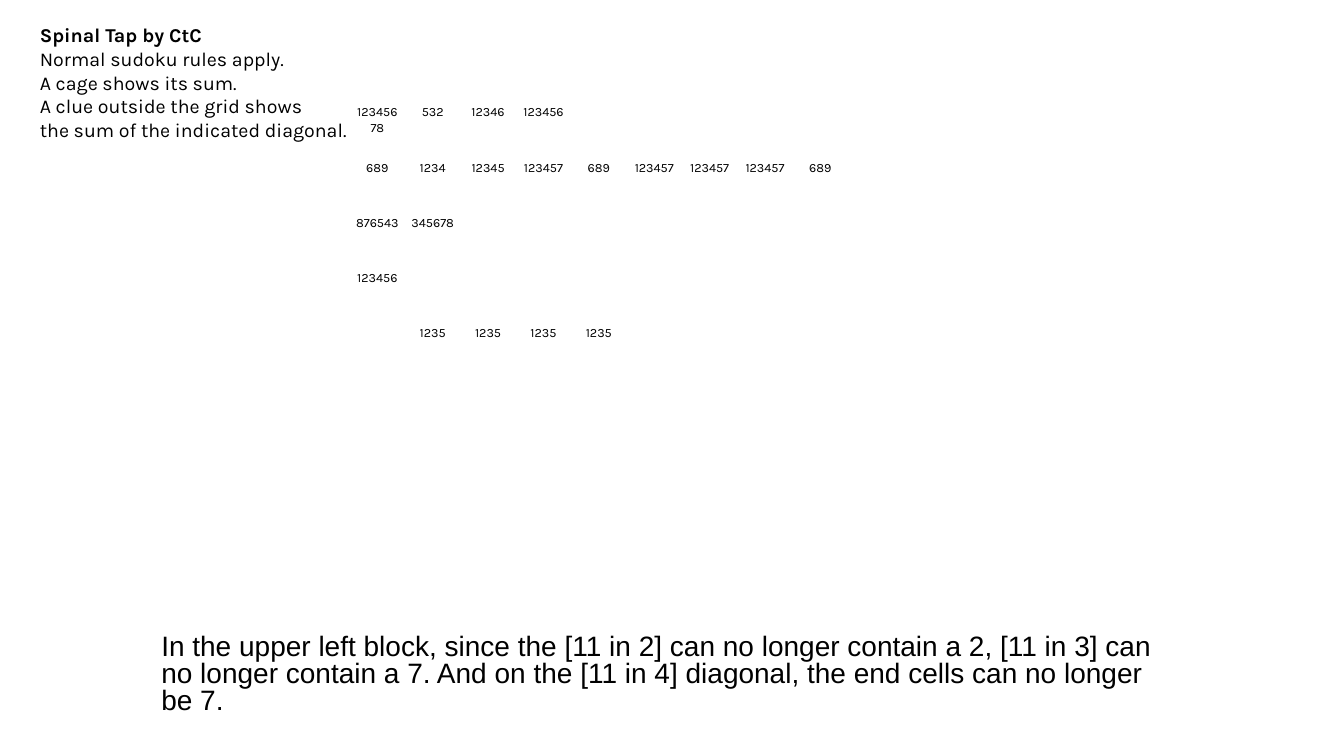
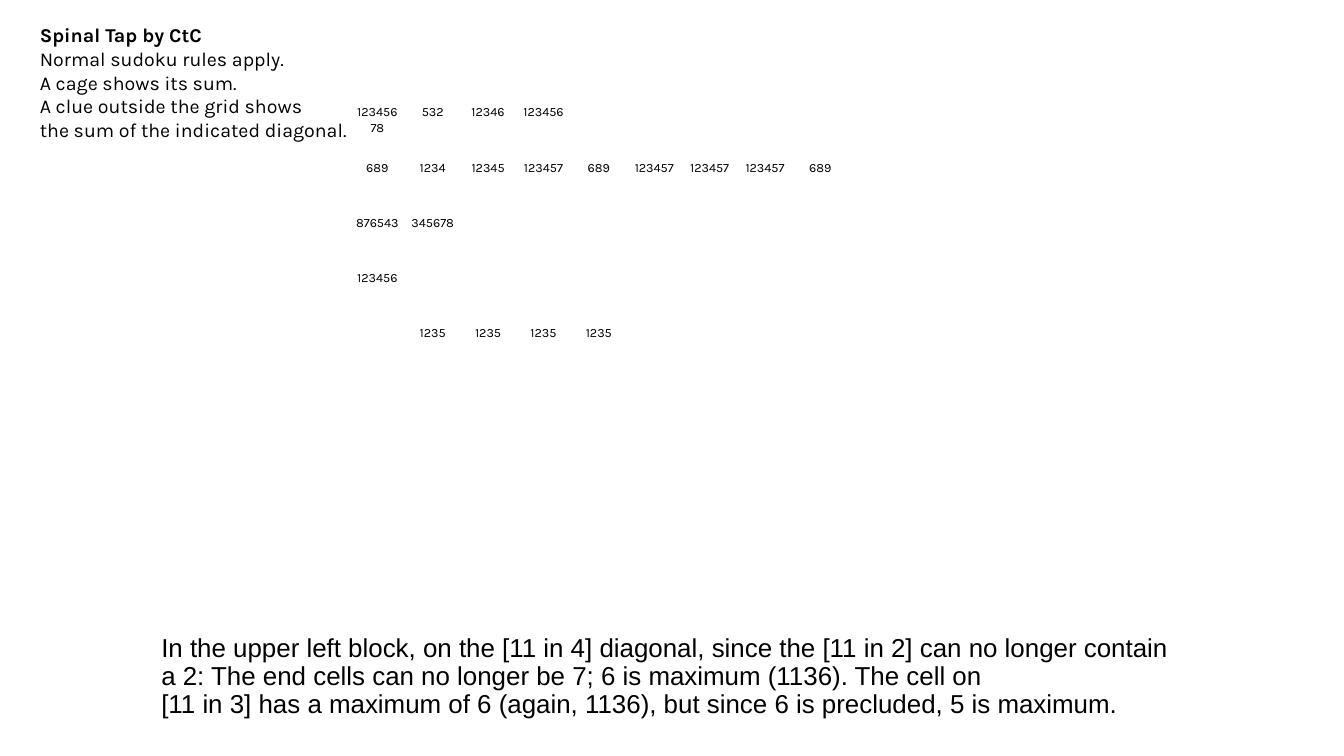
Before and after one commit to jhardis/WSJ_Number_Puzzles, a slide deck: slide 7 of 20261121_2.pptx. Drawn at 1344x756 pixels with LibreOffice and Linux fonts; fonts in the diff are those of the drawing; background and template pictures are left out. Boxes give left, top, right and bottom in pixels: in the first picture for what was removed or moved away, otherwise in the second. Text is boxed around its words. In the diff, an @@ line names an element or a change of style, - is before the commit and + after.

```diff
--- a/20261121_2.pptx
+++ b/20261121_2.pptx
@@ text at box(161, 638, 1167, 719): text changed; size 20 to 18.5 pt @@
-In the upper left block, since the [11 in 2] can no longer contain a 2, [11 in 3] can no longer contain a 7. And on the [11 in 4] diagonal, the end cells can no longer be 7.
+In the upper left block, on the [11 in 4] diagonal, since the [11 in 2] can no longer contain a 2: The end cells can no longer be 7; 6 is maximum (1136). The cell on
+[11 in 3] has a maximum of 6 (again, 1136), but since 6 is precluded, 5 is maximum.
```
Also in this commit, not shown: 3 other slides changed.
